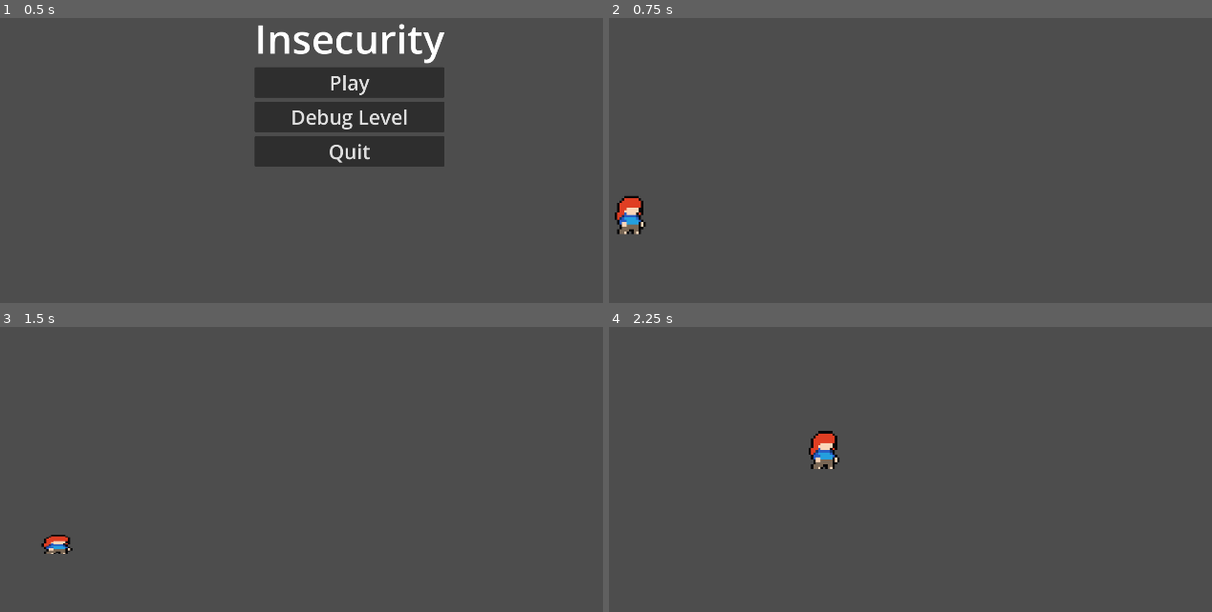
Above: before the commit, frames 1-4 (two rows, left to right).
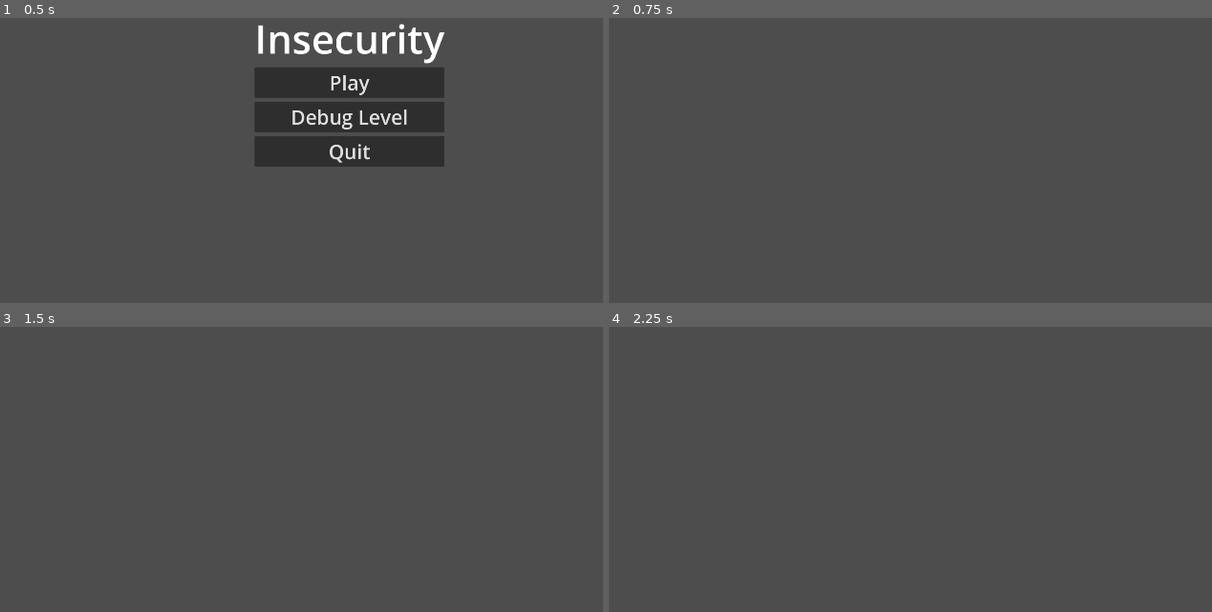
Above: after the commit, the same moments.

Repository: Arkcorner/Insecurity
Game: Godot game, scene res://UI/main_menu.tscn
Same seed, same stepped clock (60 frames per second), same inputs: the game is played once before the commit and once after it.
Inputs (mouse positions are in pixels of both pictures, inside the frame that each line leads up to):
- Up to frame 1 (0.5 s): no input
- Up to frame 2 (0.75 s): click "Play" at 0.5 s
- Up to frame 3 (1.5 s): tap Enter (ui_accept) at 1.25 s; move the mouse to (518, 375) at 1.27 s; hold Right (ui_right) from 1.28 s (still down); hold Ctrl (crouch) from 1.28 s (still down); click (518, 375) at 1.42 s
- Up to frame 4 (2.25 s): keep holding Right (ui_right); tap Enter (ui_accept) at 1.52 s; move the mouse to (807, 418) at 2.02 s; release Ctrl (crouch) at 2.03 s; tap C (dash) at 2.1 s

Frame 1 is identical in both runs. In frame 2, 0.6% of the frame differs, in the area x 0-7%, y 62-76%; in frame 3, 0.3%; in frame 4, 0.5%.

Commit message:
Update global
player now spawns at 0,0 for the first spawn

Diff:
--- a/scripts/Global.gd
+++ b/scripts/Global.gd
@@ -2,7 +2,7 @@
 
 extends Node
 
-var spawn_point = Vector2(-5488,81)
+var spawn_point = Vector2(0,0)
 var advice_array = [0]
 var double_jump_charged = false
 var dash_is_charged = false
